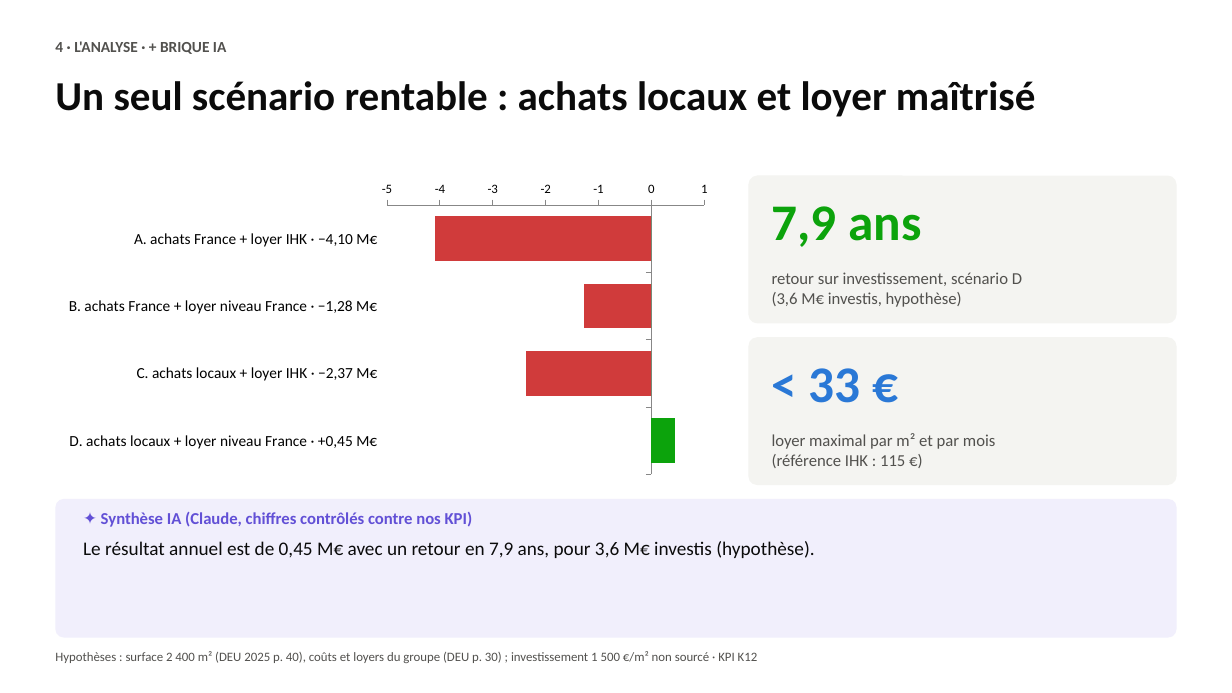
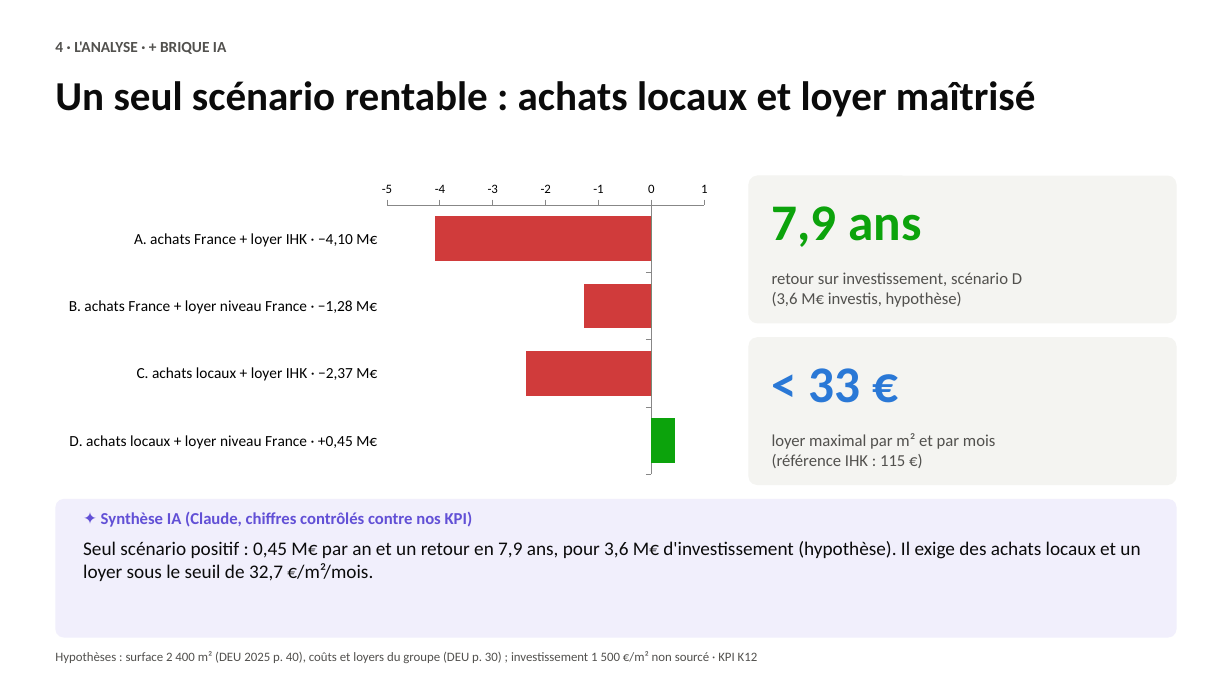
Before and after one commit to romane13long-source/fnac-expansion-allemagne, a slide deck: slide 7 of docs/Comex_Fnac_Allemagne.pptx. Drawn at 1232x693 pixels with LibreOffice and Linux fonts; fonts in the diff are those of the drawing. Boxes give left, top, right and bottom in pixels: in the first picture for what was removed or moved away, otherwise in the second. Text is boxed around its words. In the diff, an @@ line names an element or a change of style, - is before the commit and + after.

Commit message:
Dashboard : vue d'ensemble des 12 KPI avec verdicts et lecture IA, synthèse IA intégrée, IA au survol des tuiles, tableaux de données, export PDF ; slides : lectures IA sur l'analyse

```diff
--- a/docs/Comex_Fnac_Allemagne.pptx
+++ b/docs/Comex_Fnac_Allemagne.pptx
@@ text at <box>83,541,1140,581</box>: text changed @@
-Le résultat annuel est de 0,45 M€ avec un retour en 7,9 ans, pour 3,6 M€ investis (hypothèse).
+Seul scénario positif : 0,45 M€ par an et un retour en 7,9 ans, pour 3,6 M€ d'investissement (hypothèse). Il exige des achats locaux et un loyer sous le seuil de 32,7 €/m²/mois.
```
Also in this commit, not shown: 2 other slides changed, 8 other files.
